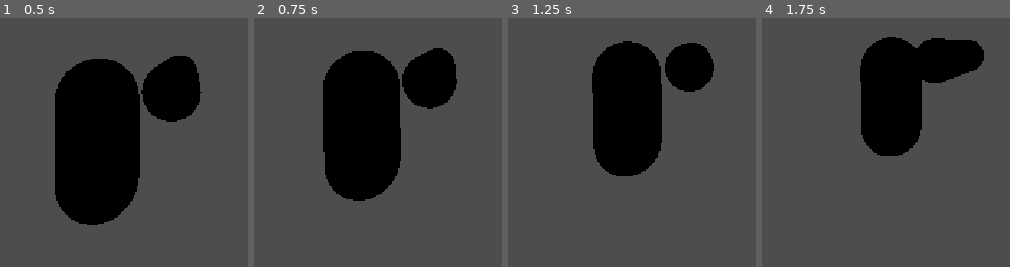
Above: before the commit, frames 1-4 (left to right).
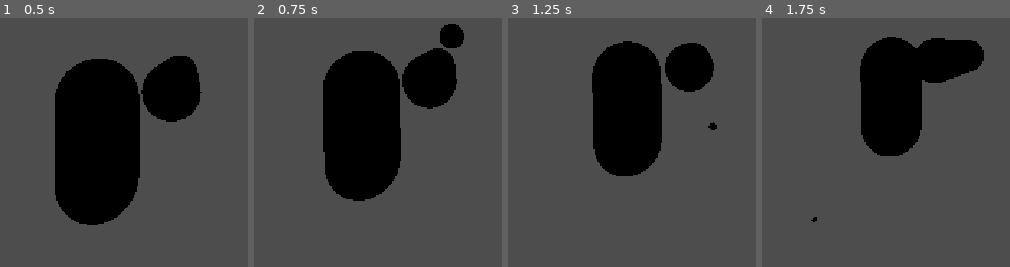
Above: after the commit, the same moments.

Repository: NinjiEggs/rocketmen
Game: Godot game, scene res://Player/Rocketman.tscn
Same seed, same stepped clock (60 frames per second), same inputs: the game is played once before the commit and once after it. This scene is started directly instead of the project's main scene.
Inputs (mouse positions are in pixels of both pictures, inside the frame that each line leads up to):
- Up to frame 1 (0.5 s): no input
- Up to frame 2 (0.75 s): move the mouse to (437, 50) at 0.52 s; hold W (Forward) from 0.53 s (still down); click (437, 50) at 0.6 s
- Up to frame 3 (1.25 s): keep holding W (Forward); tap Space (Jump) at 0.77 s
- Up to frame 4 (1.75 s): keep holding W (Forward); move the mouse to (outside the picture) at 1.27 s; tap Mouse wheel down (wheelDown) at 1.35 s; tap Space (Jump) at 1.52 s

Frame 1 is identical in both runs. In frame 2, 0.8% of the frame differs, in the area x 75-85%, y 2-13%; in frame 3, less than 0.1%; in frame 4, less than 0.1%.

Commit message:
bdrgfbe

Diff:
--- a/Levels/Level.tscn
+++ b/Levels/Level.tscn
@@ -1,8 +1,6 @@
 [gd_scene format=3 uid="uid://lkidddcdirc8"]
 
 [ext_resource type="PackedScene" uid="uid://dmvhq2xv1vlal" path="res://Network/JoinScreenUI.tscn" id="2_q1cbv"]
-[ext_resource type="Script" uid="uid://bebjxx68o7mh5" path="res://Levels/multiplayer_spawner.gd" id="3_24c1m"]
-[ext_resource type="PackedScene" uid="uid://b5uje7eo43owh" path="res://Player/Rocketman.tscn" id="4_wbw1h"]
 
 [sub_resource type="BoxMesh" id="BoxMesh_a8avo"]
 
@@ -73,5 +71,3 @@
 [node name="MultiplayerSpawner" type="MultiplayerSpawner" parent="." unique_id=458294706]
 _spawnable_scenes = PackedStringArray("uid://b5uje7eo43owh")
 spawn_path = NodePath("..")
-script = ExtResource("3_24c1m")
-network_player = ExtResource("4_wbw1h")
--- a/Player/rocketman_script.gd
+++ b/Player/rocketman_script.gd
@@ -36,8 +36,6 @@
 	set_multiplayer_authority(name.to_int())
 
 func _physics_process(delta: float) -> void:
-	if not is_multiplayer_authority():
-		return
 
 	if Input.is_action_just_pressed("Shoot"):
 		var bombToSpawn = Bomb.instantiate()
--- a/project.godot
+++ b/project.godot
@@ -14,10 +14,6 @@
 run/main_scene="uid://lkidddcdirc8"
 config/features=PackedStringArray("4.7", "Forward Plus")
 config/icon="res://icon.svg"
-
-[autoload]
-
-NetworkHandler="*uid://dd33n8vda64rr"
 
 [display]
 
